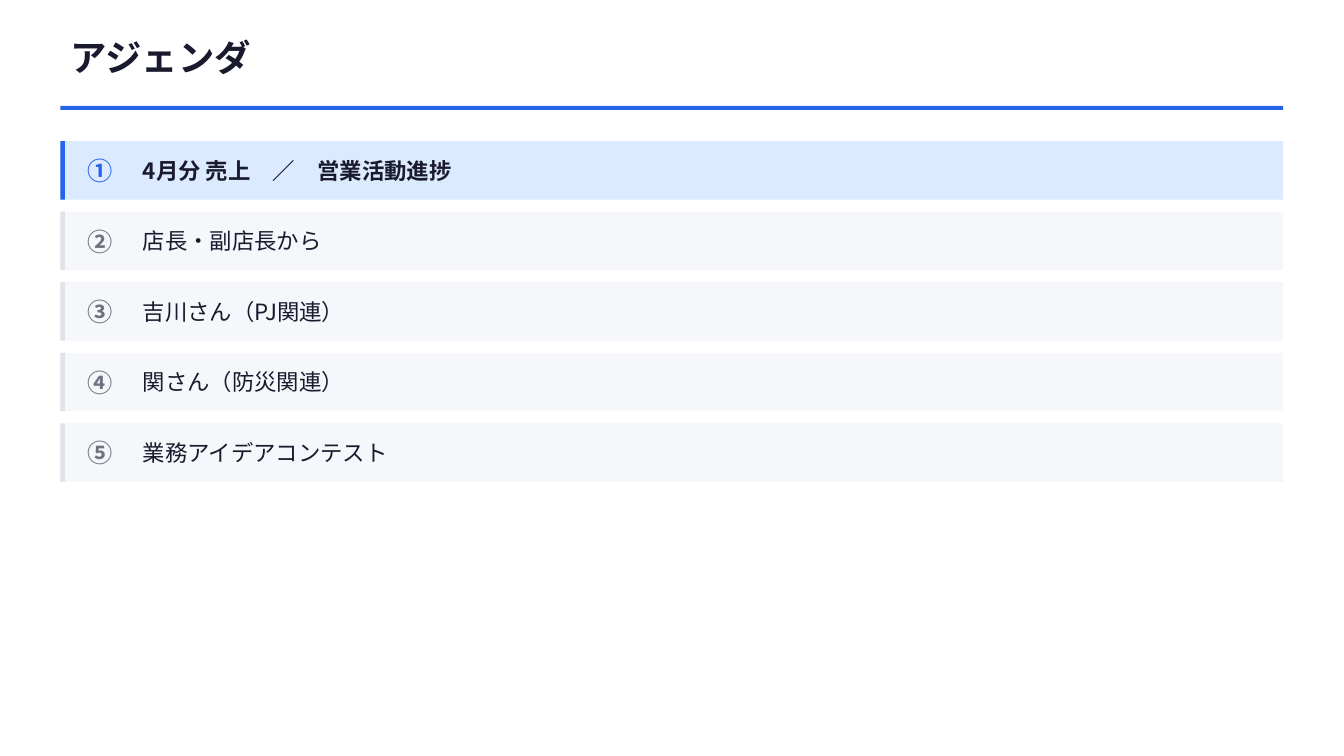
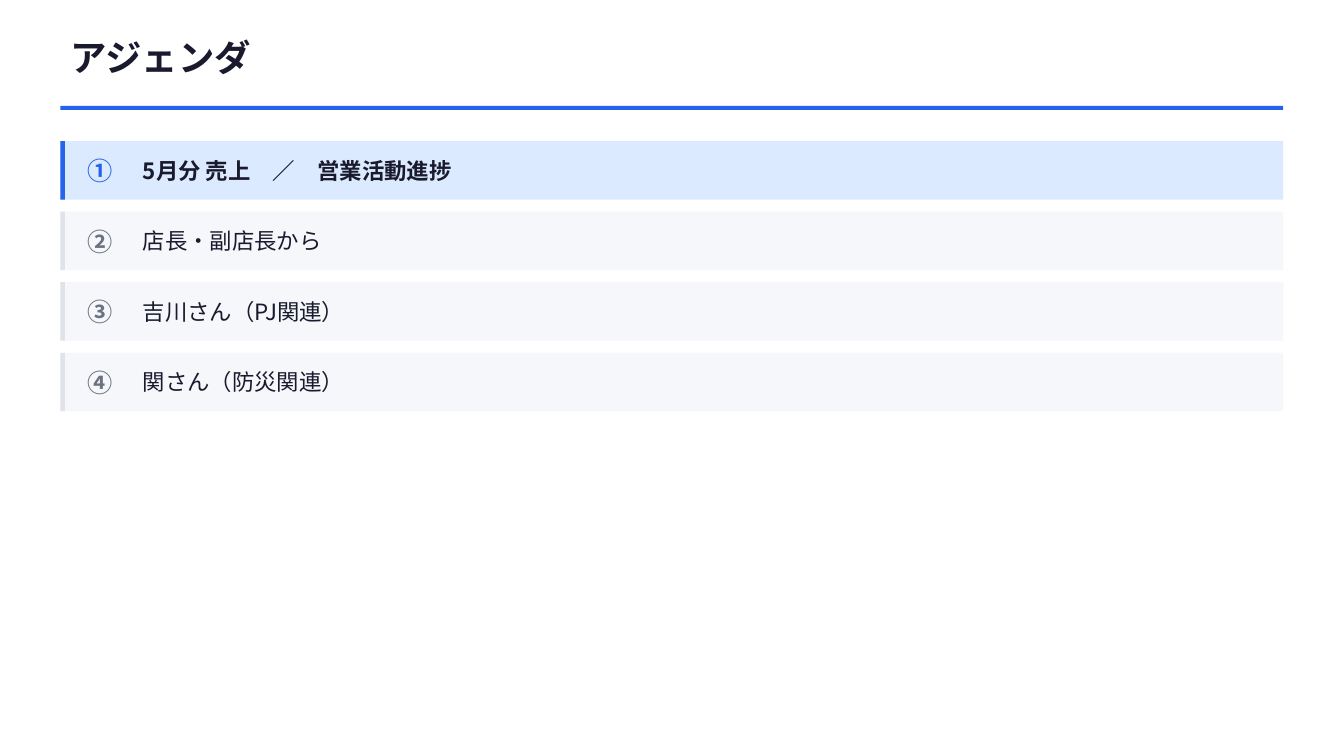
Before and after one commit to horihorihorihorichiz/-, a slide deck: slide 2 of slides/exports/sales-meeting.pptx. Drawn at 1344x756 pixels with LibreOffice and Linux fonts; fonts in the diff are those of the drawing. Boxes give left, top, right and bottom in pixels: in the first picture for what was removed or moved away, otherwise in the second. Text is boxed around its words. In the diff, an @@ line names an element or a change of style, - is before the commit and + after.

```diff
--- a/slides/exports/sales-meeting.pptx
+++ b/slides/exports/sales-meeting.pptx
@@ text at (x1=143, y1=160, x2=451, y2=181): text changed @@
-4月分 売上 ／ 営業活動進捗
+5月分 売上 ／ 営業活動進捗
@@ rectangle removed at (x1=60, y1=423, x2=1284, y2=482) @@
@@ rectangle removed at (x1=60, y1=423, x2=65, y2=482) @@
@@ text removed at (x1=88, y1=440, x2=113, y2=464) @@
-⑤
@@ text removed at (x1=143, y1=442, x2=387, y2=463) @@
-業務アイデアコンテスト
```
Also in this commit, not shown: 2 other slides changed, 1 slide added, 1 slide removed, 2 other files.
